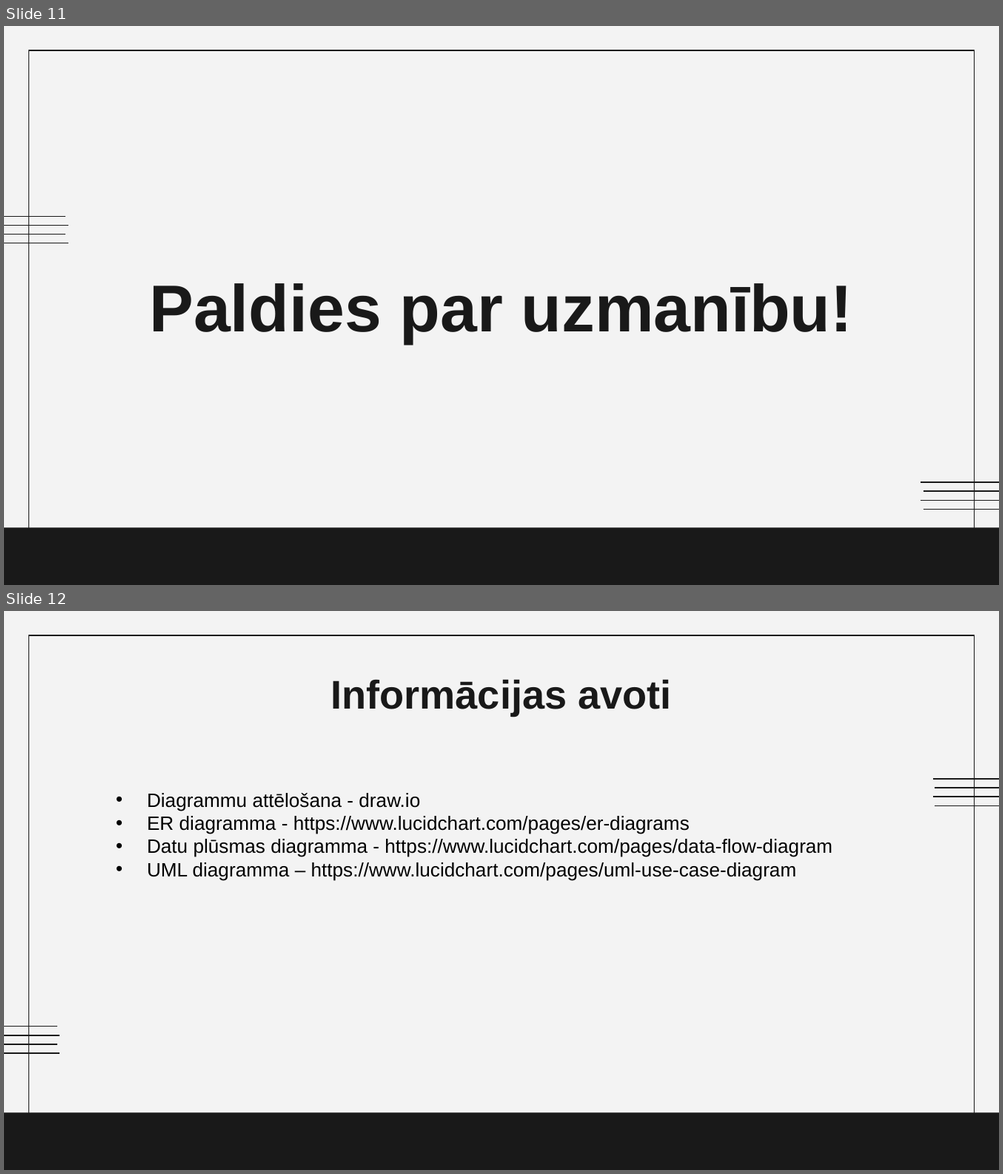
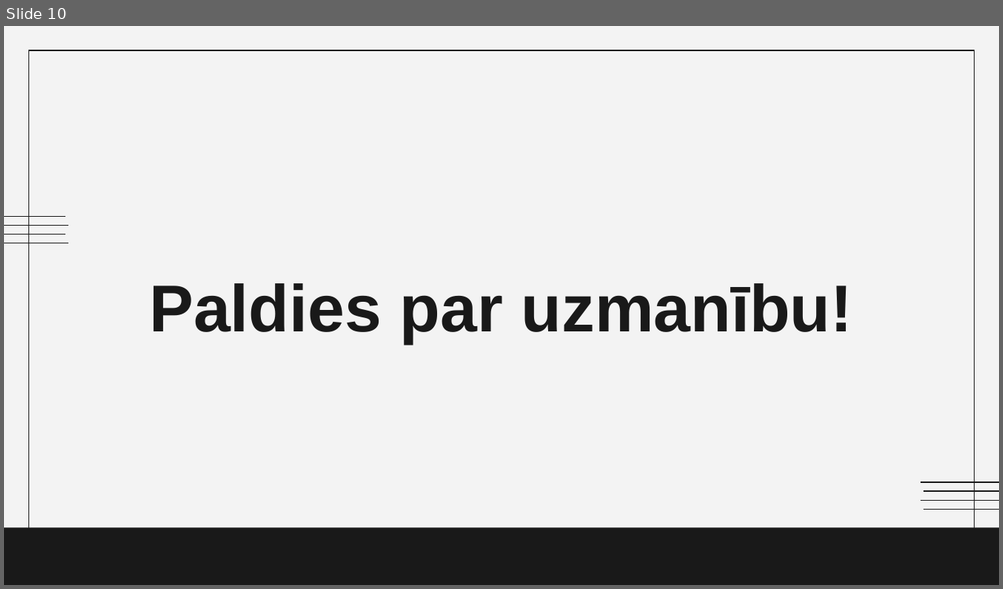
Before and after one commit to rvt-prog-kval-24/DP41-IvarsLevans-AutomasinuIziresanasPlatforma, a slide deck: !documentation/IvarsLevans_KvalifikacijasDarbsPrezentacija.pptx. Shown one above the other, each under a label of ours: slides 11 and 12 before the commit, slide 10 after it. The pictures are 1003x1174 and 1003x589 pixels, drawn with LibreOffice and Linux fonts; fonts in the diff are those of the drawing. Boxes give left, top, right and bottom in pixels: in the first picture for what was removed or moved away, otherwise in the second. Text is boxed around its words. In the diff, an @@ line names an element or a change of style, - is before the commit and + after.

```diff
--- a/!documentation/IvarsLevans_KvalifikacijasDarbsPrezentacija.pptx
+++ b/!documentation/IvarsLevans_KvalifikacijasDarbsPrezentacija.pptx
@@ slide 12 removed at <box>4,611,999,1170</box>, background #F3F3F3; not listed: 2 template elements that a slide beside it also shows @@
@@ title removed at <box>331,679,671,716</box> @@
-Informācijas avoti
@@ text removed at <box>147,793,832,881</box> @@
-• Diagrammu attēlošana - draw.io
-• ER diagramma - https://www.lucidchart.com/pages/er-diagrams
-• Datu plūsmas diagramma - https://www.lucidchart.com/pages/data-flow-diagram
-• UML diagramma – https://www.lucidchart.com/pages/uml-use-case-diagram
@@ group removed at <box>4,779,999,1054</box>: 8 lines @@
@@ what was slide 11 is now slide 10 @@
```
Also in this commit, not shown: 1 other slide removed, 7 other files.
